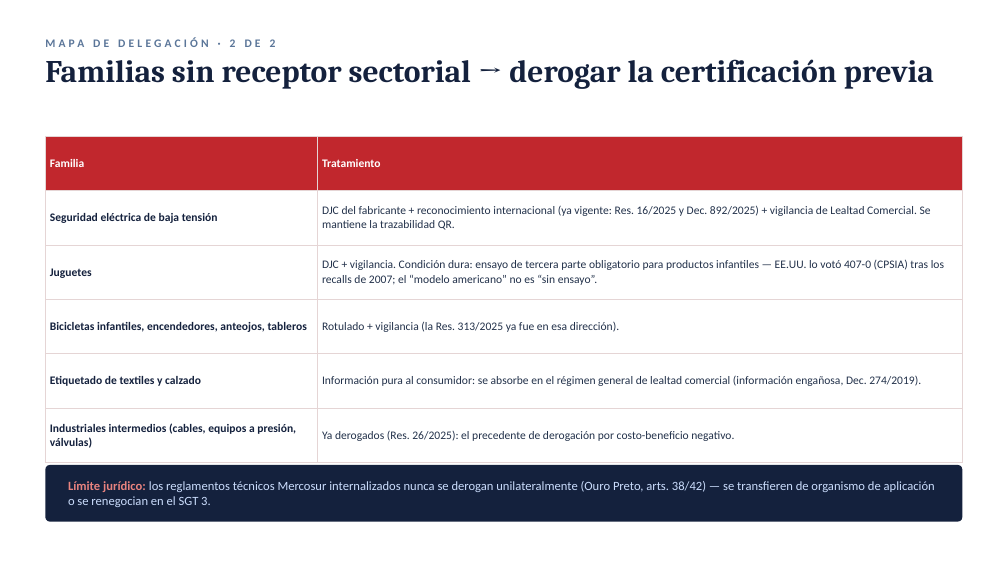
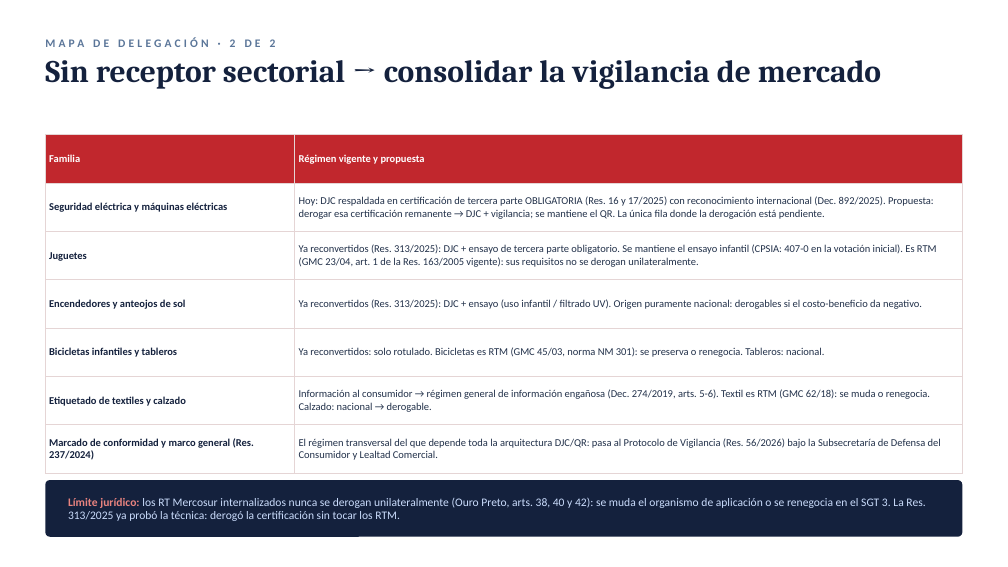
Before and after one commit to theoellmann/Reglamentaci-n-T-cnica-, a slide deck: slide 13 of presentacion/supresion-dnrt.pptx. Drawn at 1008x567 pixels with LibreOffice and Linux fonts; fonts in the diff are those of the drawing. Boxes give left, top, right and bottom in pixels: in the first picture for what was removed or moved away, otherwise in the second. Text is boxed around its words. In the diff, an @@ line names an element or a change of style, - is before the commit and + after.

```diff
--- a/presentacion/supresion-dnrt.pptx
+++ b/presentacion/supresion-dnrt.pptx
@@ text at [45,60,881,89]: text changed @@
-Familias sin receptor sectorial → derogar la certificación previa
+Sin receptor sectorial → consolidar la vigilancia de mercado
@@ table at [45,135,963,464] @@
-row 1: Familia | Tratamiento
-row 2: Seguridad eléctrica de baja tensión | DJC del fabricante + reconocimiento internacional (ya vigente: Res. 16/2025 y Dec. 892/2025) + vigilancia de Lealtad Comercial. Se mantiene la trazabilidad QR.
-row 3: Juguetes | DJC + vigilancia. Condición dura: ensayo de tercera parte obligatorio para productos infantiles — EE.UU. lo votó 407-0 (CPSIA) tras los recalls de 2007; el “modelo americano” no es “sin ensayo”.
-row 4: Bicicletas infantiles, encendedores, anteojos, tableros | Rotulado + vigilancia (la Res. 313/2025 ya fue en esa dirección).
-row 5: Etiquetado de textiles y calzado | Información pura al consumidor: se absorbe en el régimen general de lealtad comercial (información engañosa, Dec. 274/2019).
-row 6: Industriales intermedios (cables, equipos a presión, válvulas) | Ya derogados (Res. 26/2025): el precedente de derogación por costo-beneficio negativo.
+row 1: Familia | Régimen vigente y propuesta
+row 2: Seguridad eléctrica y máquinas eléctricas | Hoy: DJC respaldada en certificación de tercera parte OBLIGATORIA (Res. 16 y 17/2025) con reconocimiento internacional (Dec. 892/2025). Propuesta: derogar esa certificación remanente → DJC + vigilancia; se mantiene el QR. La única fila donde la derogación está pendiente.
+row 3: Juguetes | Ya reconvertidos (Res. 313/2025): DJC + ensayo de tercera parte obligatorio. Se mantiene el ensayo infantil (CPSIA: 407-0 en la votación inicial). Es RTM (GMC 23/04, art. 1 de la Res. 163/2005 vigente): sus requisitos no se derogan unilateralmente.
+row 4: Encendedores y anteojos de sol | Ya reconvertidos (Res. 313/2025): DJC + ensayo (uso infantil / filtrado UV). Origen puramente nacional: derogables si el costo-beneficio da negativo.
+row 5: Bicicletas infantiles y tableros | Ya reconvertidos: solo rotulado. Bicicletas es RTM (GMC 45/03, norma NM 301): se preserva o renegocia. Tableros: nacional.
+row 6: Etiquetado de textiles y calzado | Información al consumidor → régimen general de información engañosa (Dec. 274/2019, arts. 5-6). Textil es RTM (GMC 62/18): se muda o renegocia. Calzado: nacional → derogable.
+row 7: Marcado de conformidad y marco general (Res. 237/2024) | El régimen transversal del que depende toda la arquitectura DJC/QR: pasa al Protocolo de Vigilancia (Res. 56/2026) bajo la Subsecretaría de Defensa del Consumidor y Lealtad Comercial.
@@ rounded rectangle: place and size @@
-rounded rectangle at [45,465,963,522]
+rounded rectangle at [45,480,963,537]
@@ text at [68,498,925,521]: text changed; size 12 to 11 pt @@
-Límite jurídico: los reglamentos técnicos Mercosur internalizados nunca se derogan unilateralmente (Ouro Preto, arts. 38/42) — se transfieren de organismo de aplicación o se renegocian en el SGT 3.
+Límite jurídico: los RT Mercosur internalizados nunca se derogan unilateralmente (Ouro Preto, arts. 38, 40 y 42): se muda el organismo de aplicación o se renegocia en el SGT 3. La Res. 313/2025 ya probó la técnica: derogó la certificación sin tocar los RTM.
```
Also in this commit, not shown: 6 other slides changed, 3 other files.
